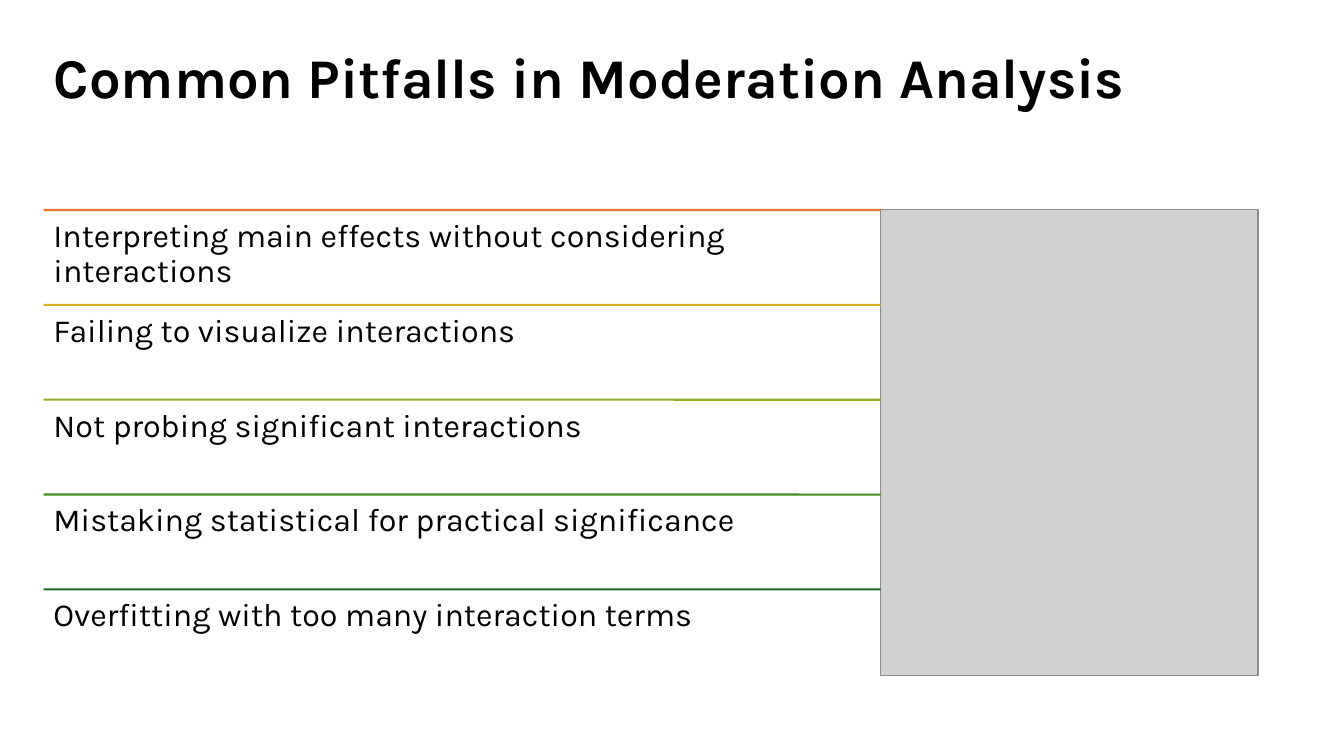
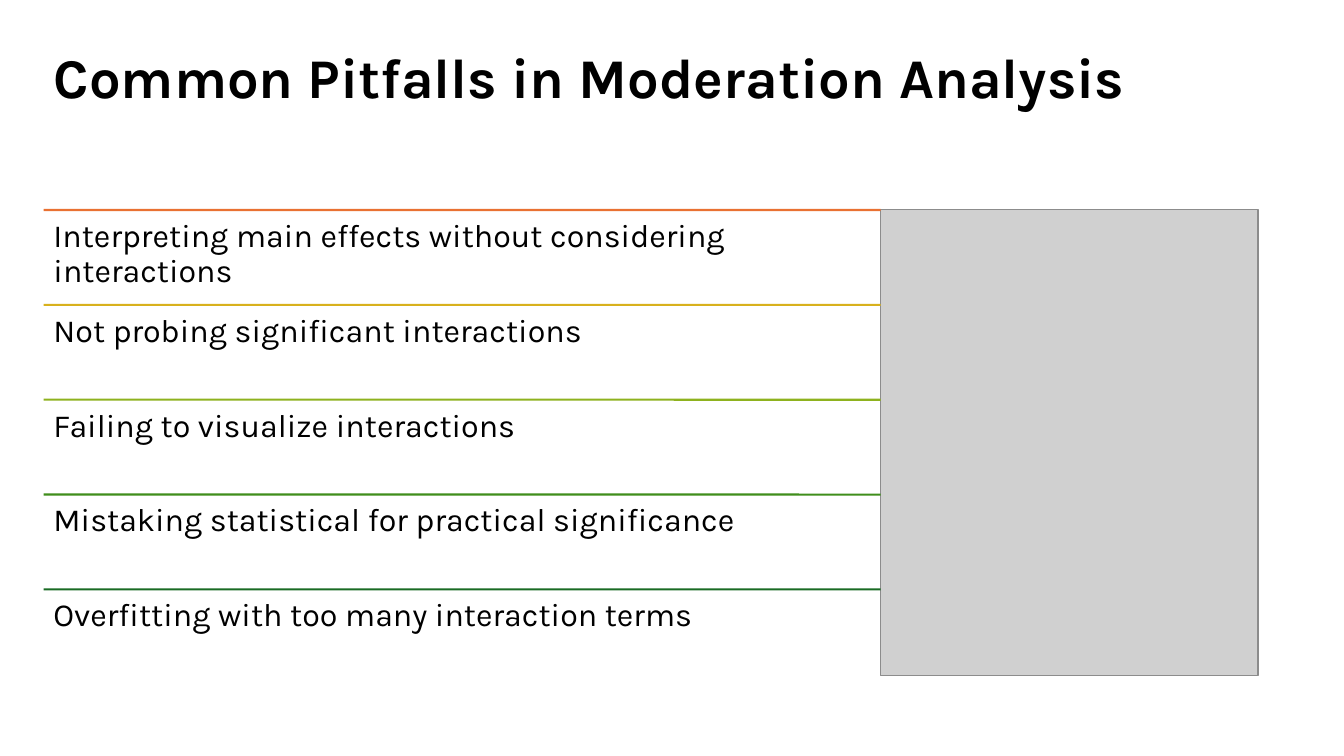
Before and after one commit to EwokOzwok/Data-Analysis-II---CBHPAR-Seminar, a slide deck: slide 8 of Data Analysis II - Mediation and Moderation.pptx. Drawn at 1344x756 pixels with LibreOffice and Linux fonts; fonts in the diff are those of the drawing; grey boxes stand for pictures. Boxes give left, top, right and bottom in pixels: in the first picture for what was removed or moved away, otherwise in the second. Text is boxed around its words. In the diff, an @@ line names an element or a change of style, - is before the commit and + after.

```diff
--- a/Data Analysis II - Mediation and Moderation.pptx
+++ b/Data Analysis II - Mediation and Moderation.pptx
@@ text "Not probing significant interactions": place and size @@
-text "Not probing significant interactions" at <box>53,415,581,445</box>
+text "Not probing significant interactions" at <box>53,320,581,350</box>
@@ text "Failing to visualize interactions": place and size @@
-text "Failing to visualize interactions" at <box>53,320,515,350</box>
+text "Failing to visualize interactions" at <box>53,415,515,445</box>
```
Also in this commit, not shown: 2 other slides changed, 1 other file.
